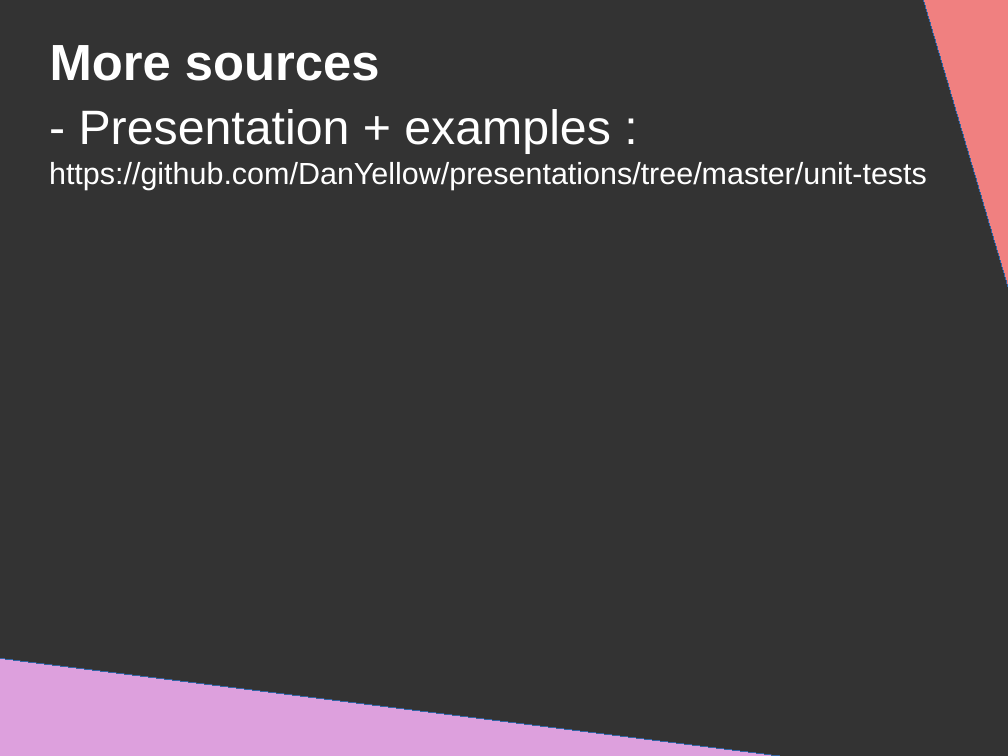
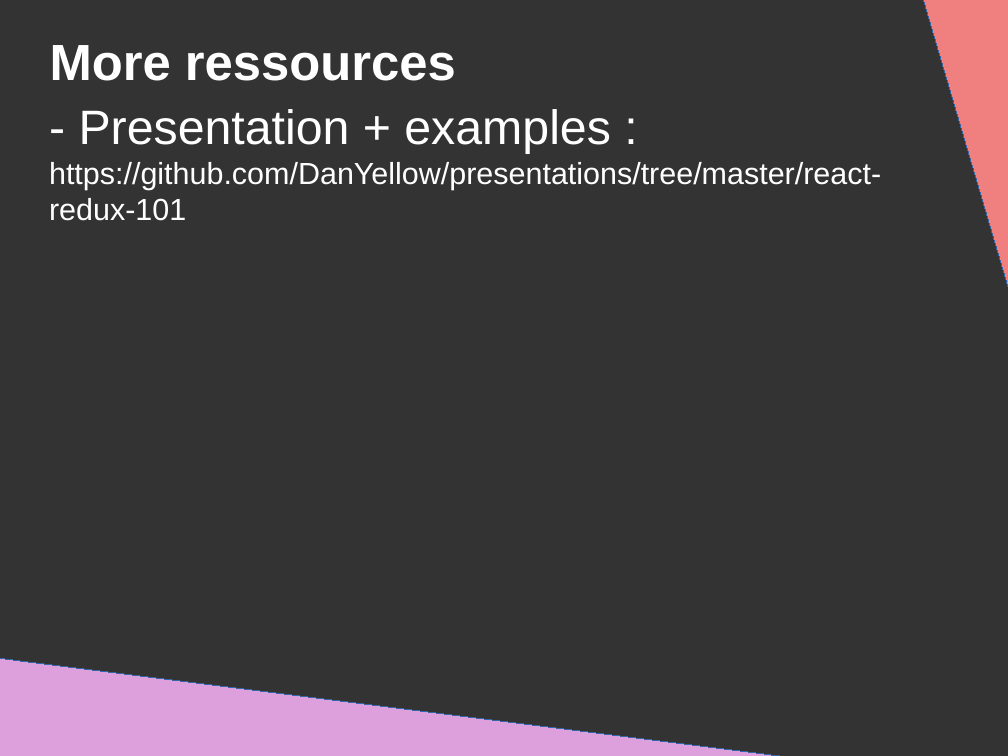
Before and after one commit to DanYellow/presentations, a slide deck: slide 67 of react-redux-101/presentation.odp (slide 74 before the commit). Drawn at 1008x756 pixels with LibreOffice and Linux fonts; fonts in the diff are those of the drawing. Boxes give left, top, right and bottom in pixels: in the first picture for what was removed or moved away, otherwise in the second. Text is boxed around its words. In the diff, an @@ line names an element or a change of style, - is before the commit and + after.

```diff
--- a/react-redux-101/presentation.odp
+++ b/react-redux-101/presentation.odp
@@ title at <box>50,45,456,81</box>: text changed @@
-More sources
+More ressources
@@ title at <box>49,109,881,221</box>: text changed @@
-- Presentation + examples : https://github.com/DanYellow/presentations/tree/master/unit-tests
+- Presentation + examples : https://github.com/DanYellow/presentations/tree/master/react-redux-101
```
Also in this commit, not shown: 14 other slides changed, 23 slides added, 29 slides removed, 1 other file.
